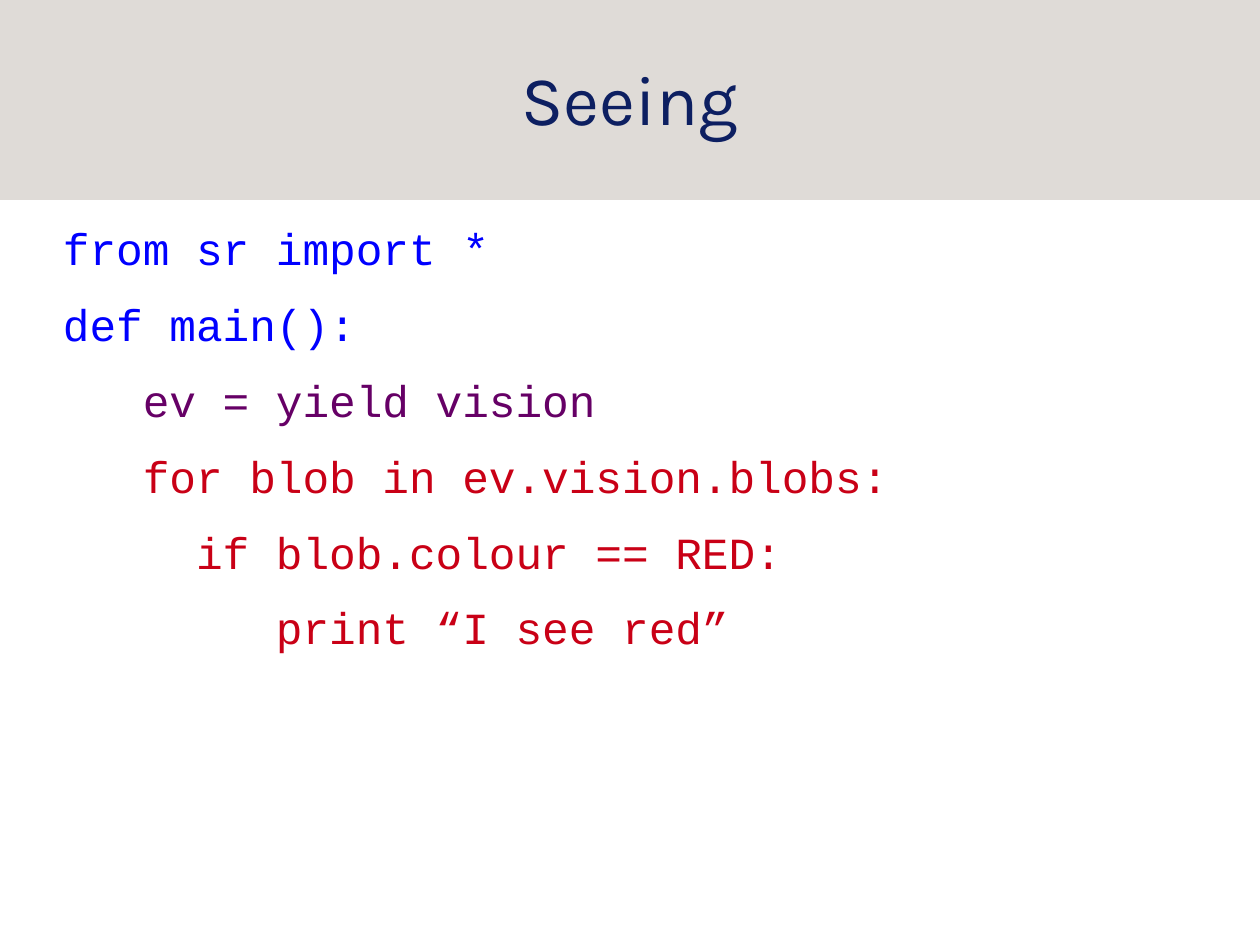
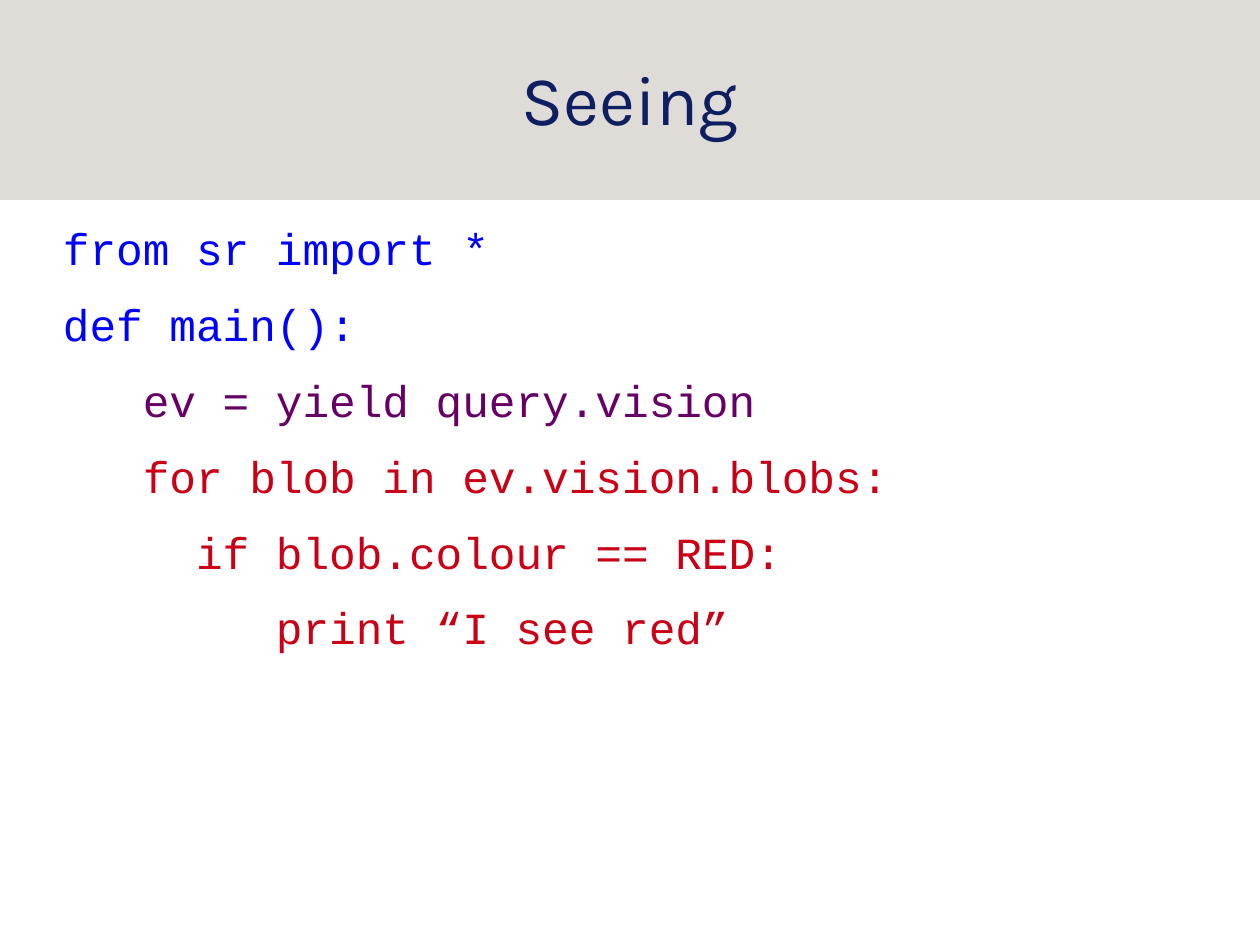
Before and after one commit to srobo-legacy/kickstart-presentations, a slide deck: slide 25 of programming/programming.odp. Drawn at 1260x945 pixels with LibreOffice and Linux fonts; fonts in the diff are those of the drawing; background and template pictures are left out. Boxes give left, top, right and bottom in pixels: in the first picture for what was removed or moved away, otherwise in the second. Text is boxed around its words. In the diff, an @@ line names an element or a change of style, - is before the commit and + after.

```diff
--- a/programming/programming.odp
+++ b/programming/programming.odp
@@ text at [143, 385, 756, 427]: text changed @@
-ev = yield vision
+ev = yield query.vision
```
Also in this commit, not shown: 3 other slides changed.
